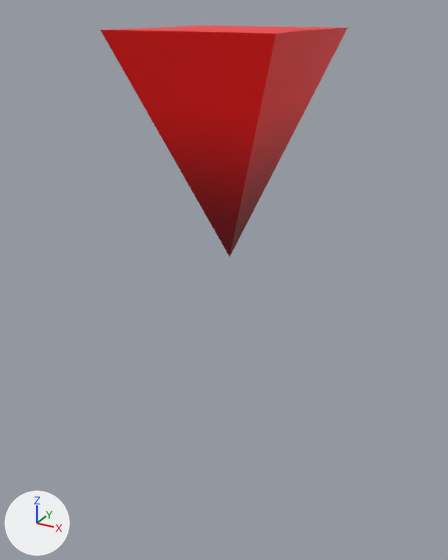
An edit to the COLLADA model Controllers/UI/marker.dae, drawn before and after from the same camera.
Both versions are drawn from a 50 mm lens placed at (1.33, -2.47, 1.23), pointed at (-0.03, -0.01, 0.0). Every picture has the same lights, and +X, +Y and +Z are marked at lower left. Where no turn or scale is listed for an object, it has been applied to the vertices.

Script lines for the objects in view, before the commit:
```python
me_marker = bpy.data.meshes.new('Marker')
me_marker.from_pydata(...)  # 10 vertices, 16 faces; spans x -0.382..0.382, y -0.382..0.382, z 0.125..1.152
me_marker.materials.append(mat_markermat)  # picture img_markertex_png
ob_marker = bpy.data.objects.new('Marker', me_marker)
ob_marker.location = (0.0, 0.0, 0.0)
```
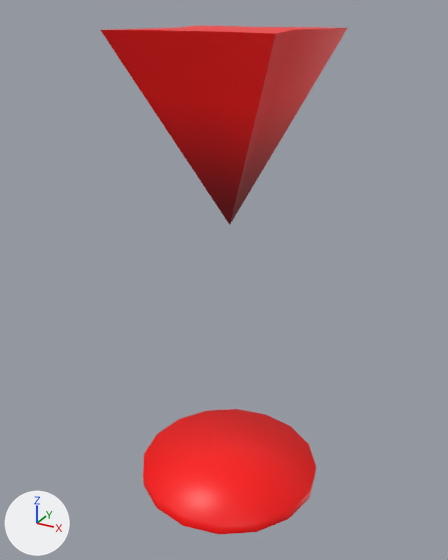
The newer file is also rescaled (x0.435), turned or shifted as a whole; pictures and numbers use the older file's frame.

What differs and where, as boxes [x1, y1, x2, y2] in the pictures (448 x 560 px):
'Marker', reshaped (14% shorter): before [101, 25, 347, 257]; after [101, 25, 347, 225]
'Circle', added (red): after [143, 409, 316, 534]

The change in detail:
me_marker has 10 vertices, 16 faces and spans x -0.382..0.382, y -0.382..0.382, z 0.125..1.152.
me_marker is used by ob_marker; location (0.0, 0.0, 0.0).
Part 1, on me_marker:
Vertex 1 of me_marker moves from (-0.347, 0.0, 1.152) at pixel (161, 27) to (0.287, 0.0, 1.152) at pixel (294, 29).
Vertex 2 of me_marker moves from (-0.382, -0.382, 1.152) at pixel (100, 29) to (0.382, 0.382, 1.152) at pixel (347, 27).
Vertex 3 of me_marker moves from (0.382, -0.382, 1.152) at pixel (275, 33) to (-0.382, 0.382, 1.152) at pixel (199, 25).
Vertex 4 of me_marker moves from (0.0, 0.0, 0.125) at pixel (229, 257) to (0.0, 0.0, 0.288) at pixel (229, 225).
Vertex 5 of me_marker moves from (0.347, 0.0, 1.152) at pixel (308, 30) to (-0.287, 0.0, 1.152) at pixel (172, 27).
Vertex 6 of me_marker moves from (0.0, -0.347, 1.152) at pixel (186, 31) to (0.0, 0.287, 1.152) at pixel (260, 27).
Vertex 7 of me_marker moves from (-0.382, 0.382, 1.152) at pixel (199, 25) to (0.382, -0.382, 1.152) at pixel (275, 33).
Vertex 8 of me_marker moves from (0.382, 0.382, 1.152) at pixel (347, 27) to (-0.382, -0.382, 1.152) at pixel (100, 29).
Vertex 9 of me_marker moves from (0.0, 0.347, 1.152) at pixel (266, 26) to (0.0, -0.287, 1.152) at pixel (194, 30).
Mesh me_circle is new.
It has 33 vertices, 48 faces and spans x -0.487..0.487, y -0.487..0.487, z -0.027..0.034.
It uses material mat_markermat (picture img_markertex_png).
Object 'Circle' (ob_circle) is new; it shows me_circle.
Its location is (0.0, 0.0, -1.138).
